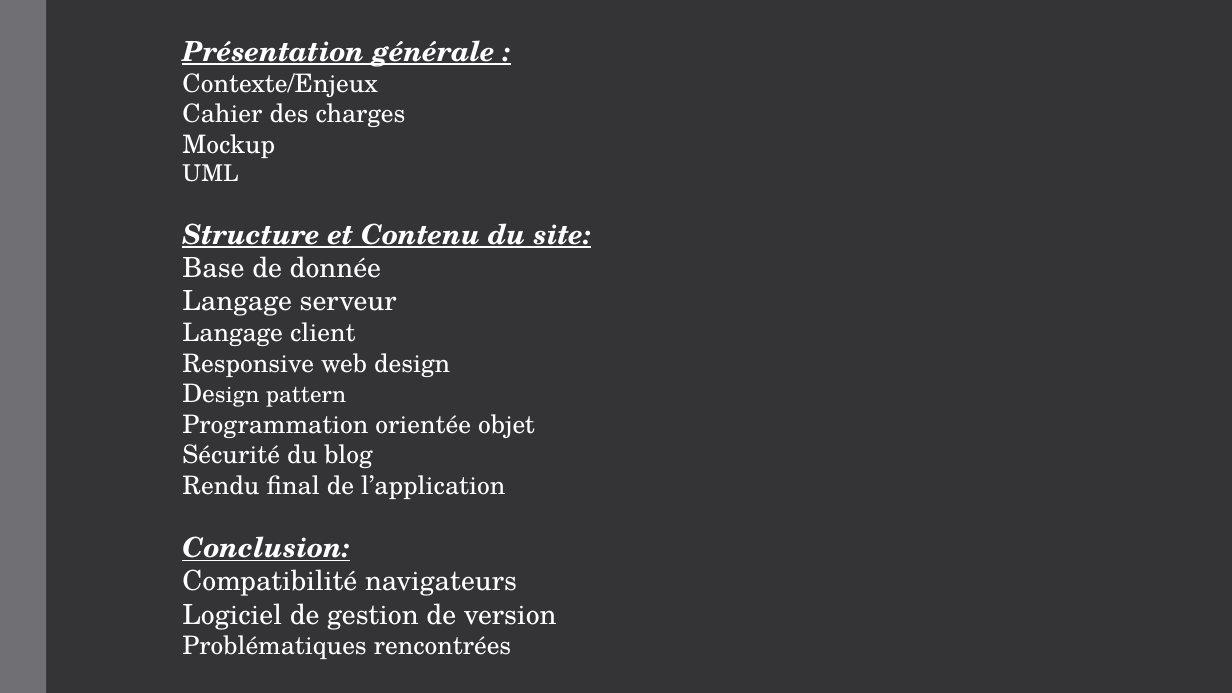
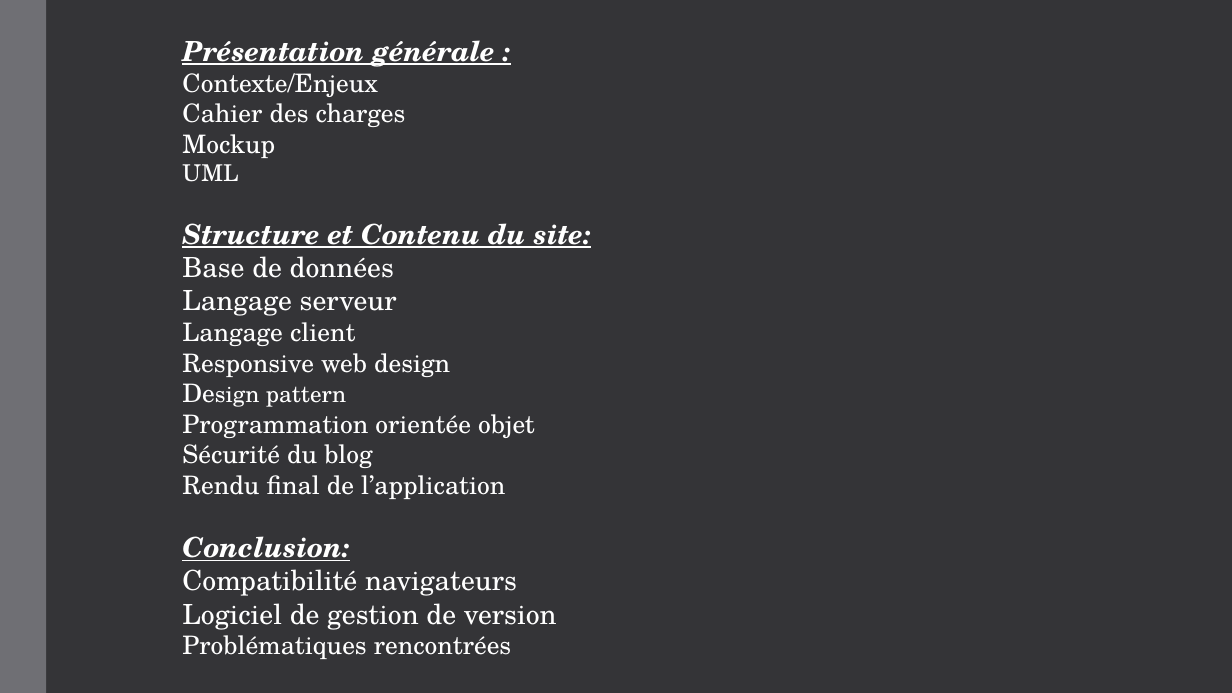
Before and after one commit to LaureenPerrin/project4_Blog-application-in-PHP-and-with-a-MySQL-database, a slide deck: slide 2 of powerpoint/project4.pptx. Drawn at 1232x693 pixels with LibreOffice and Linux fonts; fonts in the diff are those of the drawing. Boxes give left, top, right and bottom in pixels: in the first picture for what was removed or moved away, otherwise in the second. Text is boxed around its words. In the diff, an @@ line names an element or a change of style, - is before the commit and + after.

```diff
--- a/powerpoint/project4.pptx
+++ b/powerpoint/project4.pptx
@@ title at (182, 40, 591, 659): text changed @@
-  Présentation générale :
-  Contexte/Enjeux
-  Cahier des charges
-  Mockup
-  UML
-  Structure et Contenu du site:
-  Base de donnée
-  Langage serveur
-  Langage client
-  Responsive web design
-  Design pattern
-  Programmation orientée objet
-  Sécurité du blog
-  Rendu final de l’application
-  Conclusion:
-  Compatibilité navigateurs
-  Logiciel de gestion de version
-  Problématiques rencontrées
+  Présentation générale :
+  Contexte/Enjeux
+  Cahier des charges
+  Mockup
+  UML
+  Structure et Contenu du site:
+  Base de données
+  Langage serveur
+  Langage client
+  Responsive web design
+  Design pattern
+  Programmation orientée objet
+  Sécurité du blog
+  Rendu final de l’application
+  Conclusion:
+  Compatibilité navigateurs
+  Logiciel de gestion de version
+  Problématiques rencontrées
```
Also in this commit, not shown: 2 other slides changed, 9 other files.
